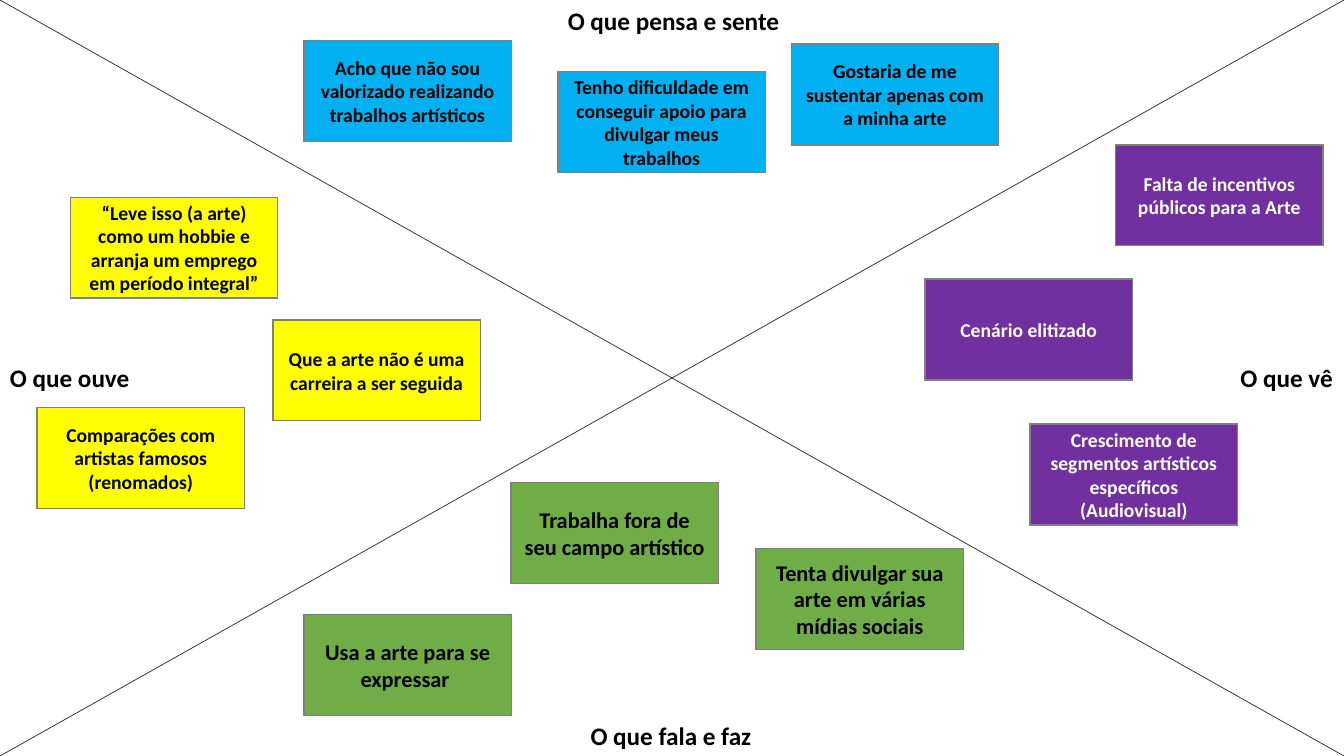
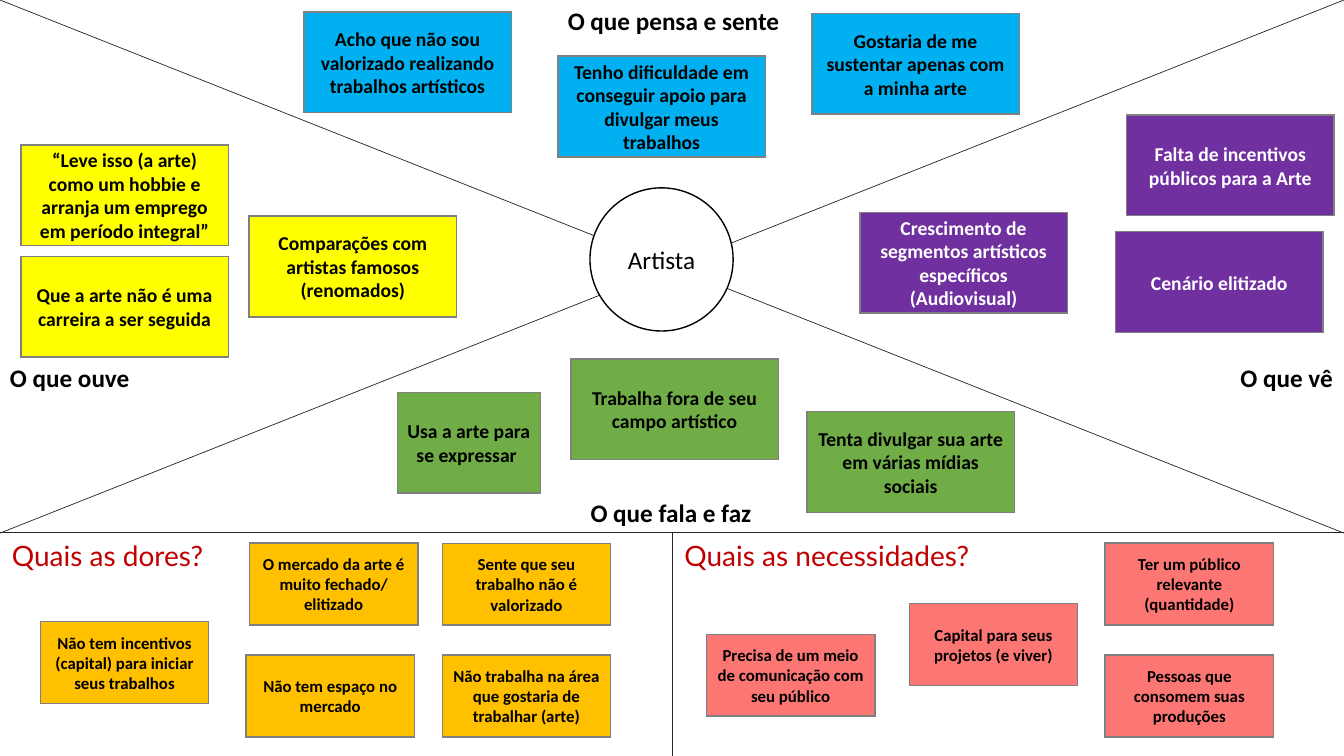
Before and after one commit to Modilon/Arte6, a slide deck: slide 1 of Mapa de Empatia.pptx. Drawn at 1344x756 pixels with LibreOffice and Linux fonts; fonts in the diff are those of the drawing. Boxes give left, top, right and bottom in pixels: in the first picture for what was removed or moved away, otherwise in the second. Text is boxed around its words. In the diff, an @@ line names an element or a change of style, - is before the commit and + after.

```diff
--- a/Mapa de Empatia.pptx
+++ b/Mapa de Empatia.pptx
@@ line moved from (1344, 0) - (0, 756) to (1344, 0) - (0, 533) @@
@@ line moved from (1344, 756) - (0, 0) to (1344, 533) - (0, 0) @@
@@ rectangle "Acho que não sou valorizado ...": place and size @@
-rectangle "Acho que não sou valorizado ..." at (303,40,511,141)
+rectangle "Acho que não sou valorizado ..." at (303,12,511,113)
@@ rectangle "Gostaria de me sustentar apenas ...": place and size @@
-rectangle "Gostaria de me sustentar apenas ..." at (791,44,999,145)
+rectangle "Gostaria de me sustentar apenas ..." at (812,13,1019,114)
@@ rectangle "Tenho dificuldade em conseguir apoio ...": place and size @@
-rectangle "Tenho dificuldade em conseguir apoio ..." at (558,72,765,172)
+rectangle "Tenho dificuldade em conseguir apoio ..." at (558,56,765,157)
@@ rectangle "Falta de incentivos públicos para ...": place and size @@
-rectangle "Falta de incentivos públicos para ..." at (1116,145,1324,246)
+rectangle "Falta de incentivos públicos para ..." at (1127,115,1335,216)
@@ rectangle "“Leve isso (a arte) como ...": place and size @@
-rectangle "“Leve isso (a arte) como ..." at (71,198,278,298)
+rectangle "“Leve isso (a arte) como ..." at (21,145,229,246)
@@ ellipse added at (590,188,733,331), fill #FFFFFF, outline #000000 1 pt, 18 pt, text #000000 @@
+Artista
@@ rectangle "Comparações com artistas famosos (renomados)": place and size @@
-rectangle "Comparações com artistas famosos (renomados)" at (37,407,245,508)
+rectangle "Comparações com artistas famosos (renomados)" at (249,216,457,317)
@@ rectangle "Crescimento de segmentos artísticos específicos ...": place and size @@
-rectangle "Crescimento de segmentos artísticos específicos ..." at (1030,424,1238,525)
+rectangle "Crescimento de segmentos artísticos específicos ..." at (860,213,1068,314)
@@ rectangle "Cenário elitizado": place and size @@
-rectangle "Cenário elitizado" at (926,279,1133,380)
+rectangle "Cenário elitizado" at (1116,232,1324,333)
@@ rectangle "Que a arte não é ...": place and size @@
-rectangle "Que a arte não é ..." at (273,321,481,421)
+rectangle "Que a arte não é ..." at (21,256,229,357)
@@ rectangle "Trabalha fora de seu campo ...": place and size @@
-rectangle "Trabalha fora de seu campo ..." at (511,483,719,584)
+rectangle "Trabalha fora de seu campo ..." at (571,359,778,460)
@@ size 16 to 14 pt in 3 elements at (571,359,778,460), (808,411,1015,512), (397,392,540,493) @@
@@ rectangle "Usa a arte para se ...": place and size @@
-rectangle "Usa a arte para se ..." at (303,615,511,716)
+rectangle "Usa a arte para se ..." at (397,392,540,493)
@@ rectangle "Tenta divulgar sua arte em ...": place and size @@
-rectangle "Tenta divulgar sua arte em ..." at (756,548,964,649)
+rectangle "Tenta divulgar sua arte em ..." at (808,411,1015,512)
@@ text "O que fala e faz": place and size @@
-text "O que fala e faz" at (591,727,751,749)
+text "O que fala e faz" at (591,504,751,526)
@@ line added from (1344, 533) to (0, 533), #262626 0.5 pt @@
@@ line added from (673, 756) to (673, 533), #262626 0.5 pt @@
@@ text added at (12,545,203,570), 20 pt, text #C00000 @@
+Quais as dores?
@@ rectangle added at (249,543,417,625), fill #FFC000, outline #808080 1 pt, 12 pt, text #000000, bold @@
+O mercado da arte é muito fechado/ elitizado
@@ rectangle added at (443,543,611,625), fill #FFC000, outline #808080 1 pt, 12 pt, text #000000, bold @@
+Sente que seu trabalho não é valorizado
@@ text added at (684,545,969,570), 20 pt, text #C00000 @@
+Quais as necessidades?
@@ rectangle added at (1105,543,1273,625), fill #FC7774, outline #808080 1 pt, 12 pt, text #000000, bold @@
+Ter um público relevante (quantidade)
@@ rectangle added at (40,622,209,704), fill #FFC000, outline #808080 1 pt, 12 pt, text #000000, bold @@
+Não tem incentivos (capital) para iniciar seus trabalhos
@@ rectangle added at (909,604,1078,686), fill #FC7774, outline #808080 1 pt, 12 pt, text #000000, bold @@
+Capital para seus projetos (e viver)
@@ rectangle added at (246,655,414,737), fill #FFC000, outline #808080 1 pt, 12 pt, text #000000, bold @@
+Não tem espaço no mercado
@@ rectangle added at (443,655,611,737), fill #FFC000, outline #808080 1 pt, 12 pt, text #000000, bold @@
+Não trabalha na área que gostaria de trabalhar (arte)
@@ rectangle added at (707,634,875,716), fill #FC7774, outline #808080 1 pt, 12 pt, text #000000, bold @@
+Precisa de um meio de comunicação com seu público
@@ rectangle added at (1105,655,1273,737), fill #FC7774, outline #808080 1 pt, 12 pt, text #000000, bold @@
+Pessoas que consomem suas produções
```
Also in this commit, not shown: 1 other slide changed, 1 slide added, 1 other file.
